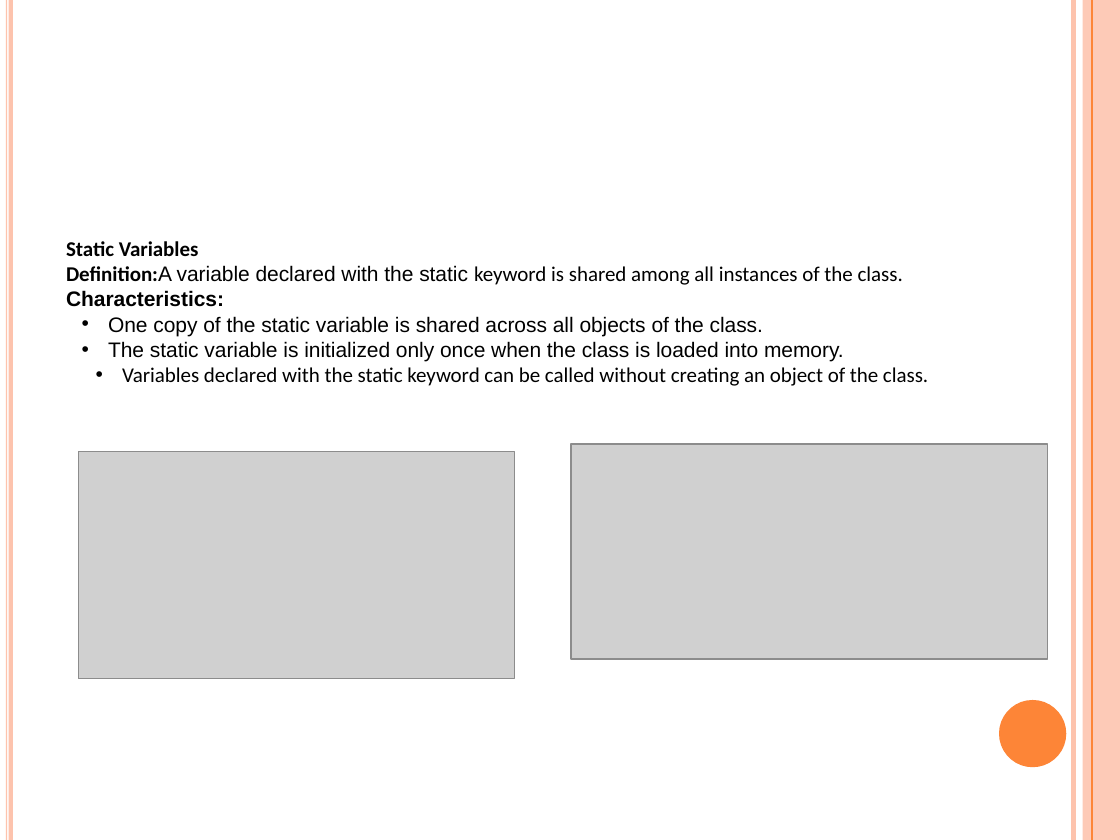
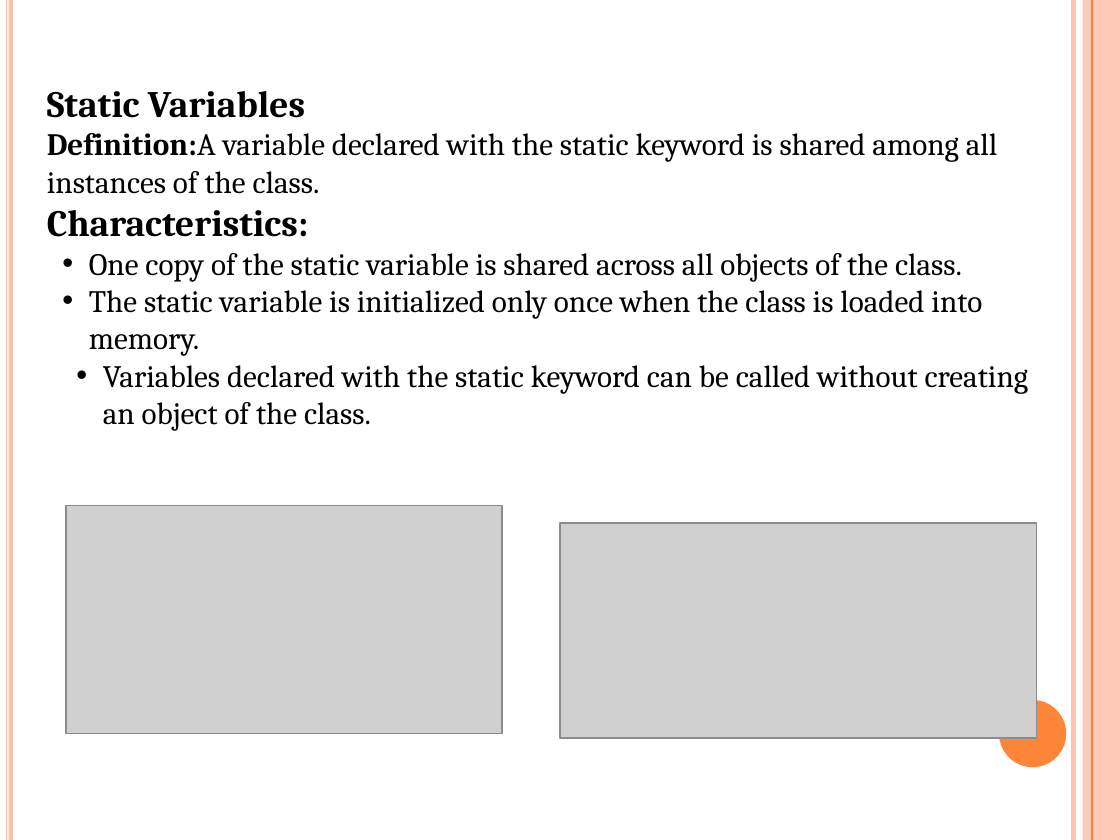
Before and after one commit to ashrafulparan2/UIU-Resources, a slide deck: slide 61 of OOP Theory materials-Spring_26/Mid/Lecture4_OOPPrinciples.pptx. Drawn at 1120x840 pixels with LibreOffice and Linux fonts; fonts in the diff are those of the drawing; grey boxes stand for pictures. Boxes give left, top, right and bottom in pixels: in the first picture for what was removed or moved away, otherwise in the second. Text is boxed around its words. In the diff, an @@ line names an element or a change of style, - is before the commit and + after.

```diff
--- a/OOP Theory materials-Spring_26/Mid/Lecture4_OOPPrinciples.pptx
+++ b/OOP Theory materials-Spring_26/Mid/Lecture4_OOPPrinciples.pptx
@@ text "Static Variables" moved from (x1=66, y1=241, x2=928, y2=386) to (x1=47, y1=91, x2=1029, y2=431) @@
@@ text "Static Variables" at (x1=47, y1=91, x2=1029, y2=431): size 13.5 to 24 pt in "Static Variables", "Characteristics:"; font Calibri to Cambria in "Static Variables", "Definition:A keyword is shared among all instances ...", "Variables declared with the static keyword can ..."; size 13.5 to 20 pt; font Arial to Cambria in "Definition:A variable declared with the static", "Characteristics:", "One copy of the static variable is ...", "The static variable is initialized only once ..." @@
@@ picture moved from (x1=78, y1=451, x2=514, y2=679) to (x1=66, y1=506, x2=502, y2=734) @@
@@ picture moved from (x1=571, y1=444, x2=1048, y2=659) to (x1=560, y1=523, x2=1037, y2=738) @@
```
Also in this commit, not shown: 5 other slides changed, 6 slides added, 1 other file.
